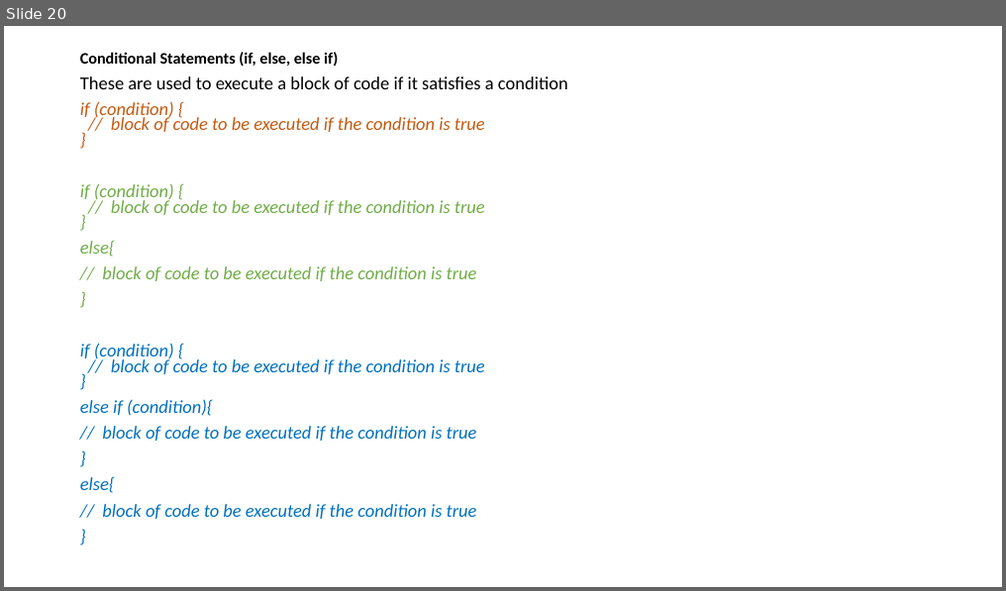
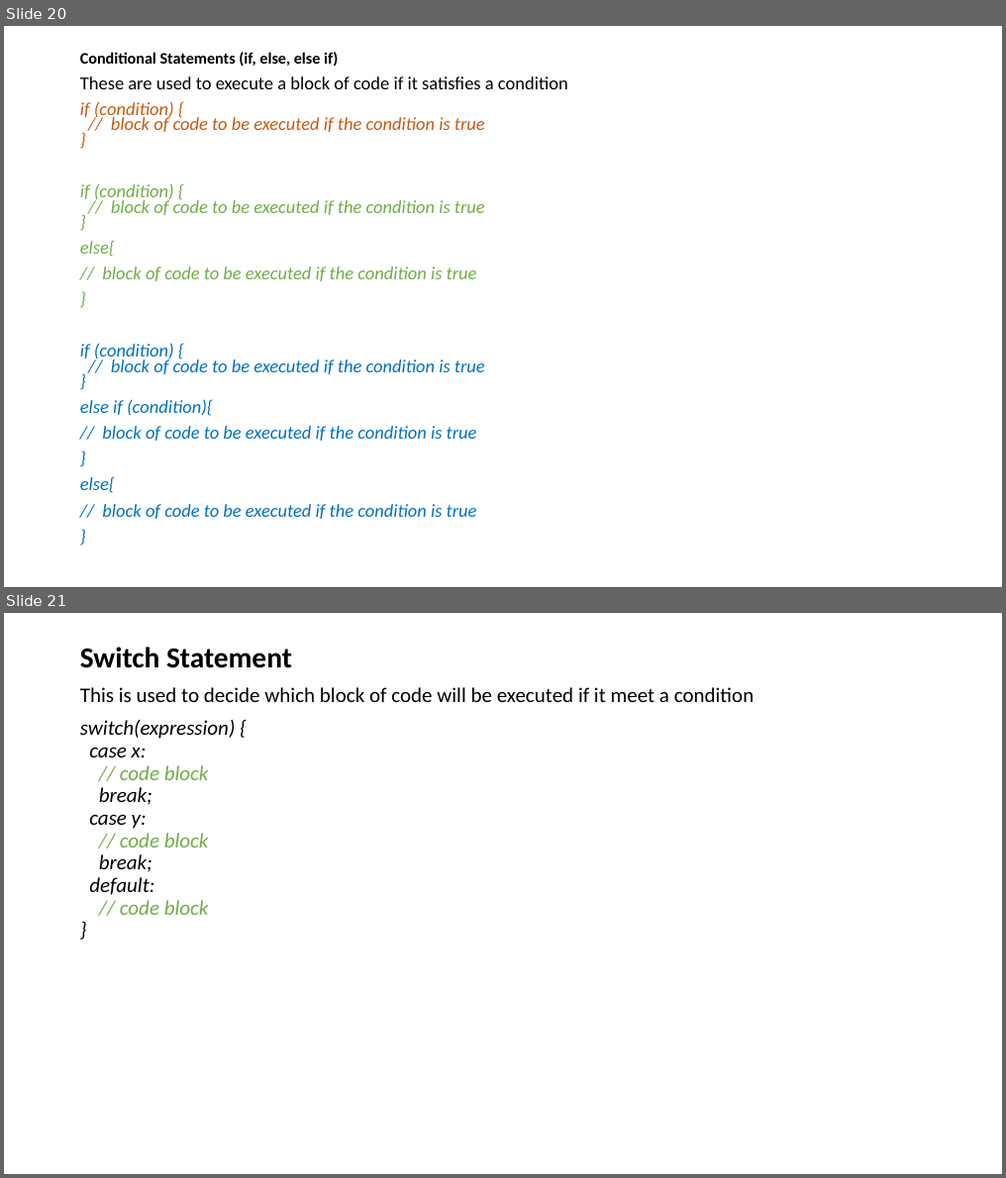
Before and after one commit to adeakinwe/AcademyFourPointZero, a slide deck: xx/lecture2/javascript/javascript.pptx. Shown one above the other, each under a label of ours: slide 20 before the commit, slides 20 and 21 after it. The pictures are 1006x591 and 1006x1178 pixels, drawn with LibreOffice and Linux fonts; fonts in the diff are those of the drawing. Boxes give left, top, right and bottom in pixels: in the first picture for what was removed or moved away, otherwise in the second. Text is boxed around its words. In the diff, an @@ line names an element or a change of style, - is before the commit and + after.

```diff
--- a/xx/lecture2/javascript/javascript.pptx
+++ b/xx/lecture2/javascript/javascript.pptx
@@ slide 21 added at (4, 613, 1002, 1174), background #FFFFFF @@
@@ text added at (80, 647, 754, 915), 20 pt, text #000000, italic @@
+Switch Statement
+This is used to decide which block of code will be executed if it meet a condition
+switch(expression) {
+case x:
+// code block
+break;
+case y:
+// code block
+break;
+default:
+// code block
+}
```
Also in this commit, not shown: 1 other slide added, 3 other files.
